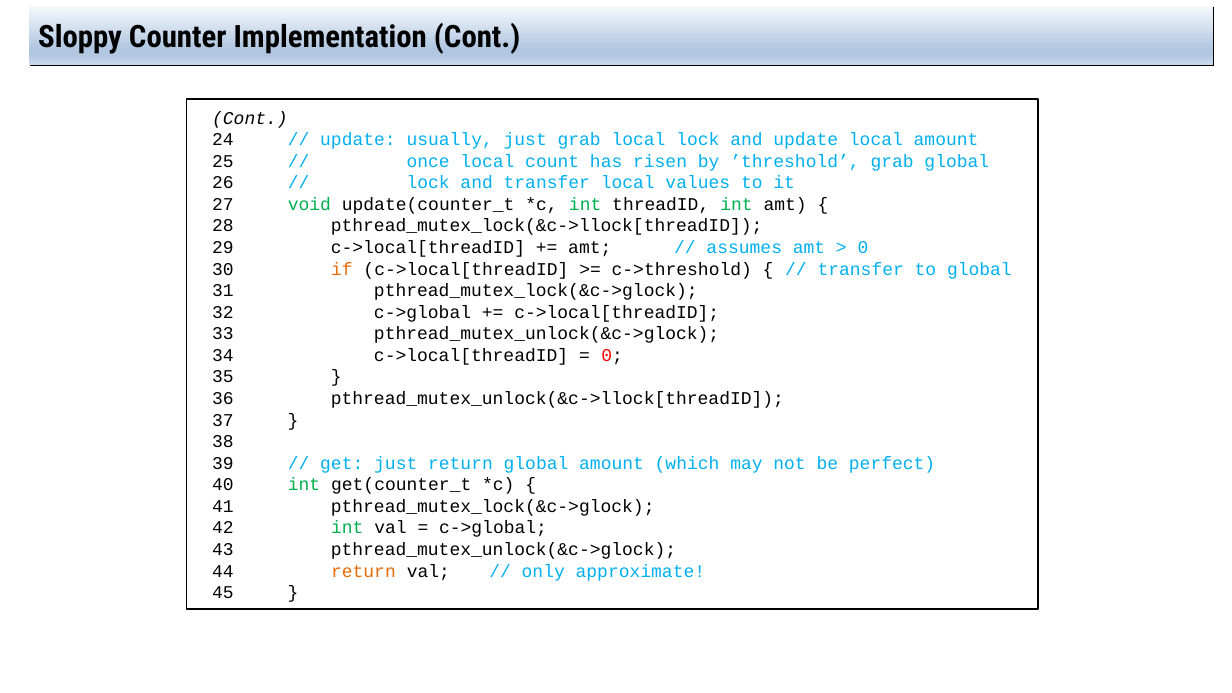
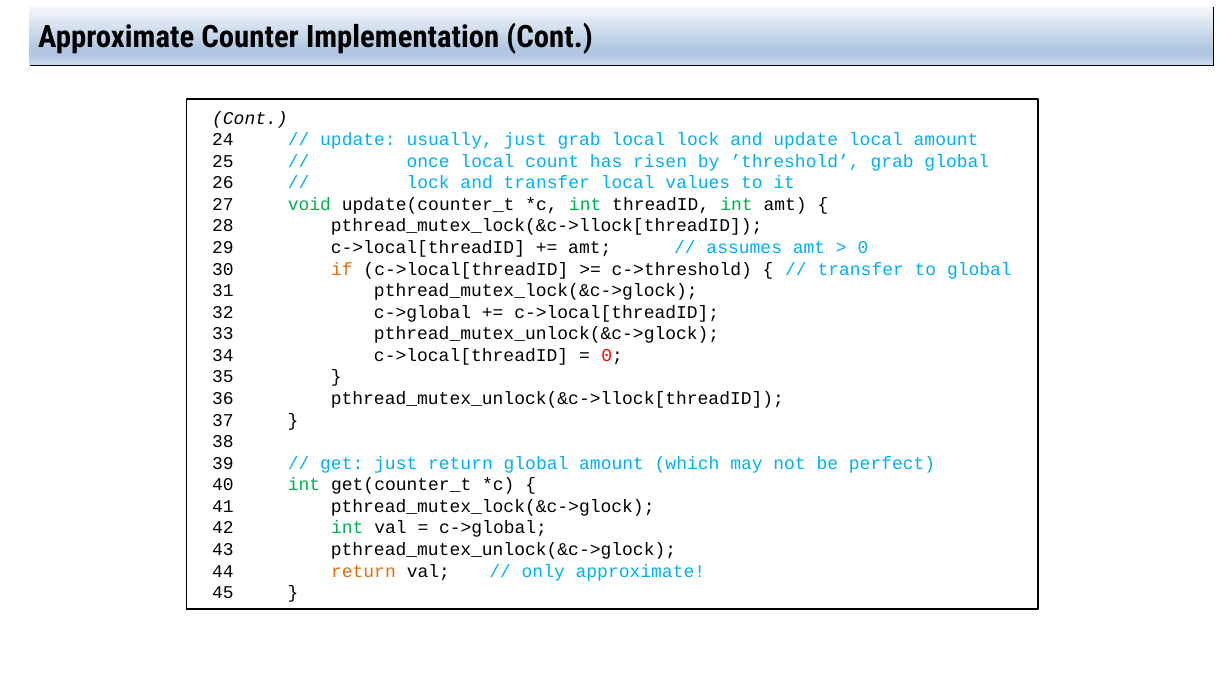
Before and after one commit to jachermocilla/extra-course-materials, a slide deck: slide 17 of cmsc125/ostep/slides/02.Concurrency/29.Lock-based_Concurrent_Data_Structures.pptx. Drawn at 1232x693 pixels with LibreOffice and Linux fonts; fonts in the diff are those of the drawing. Boxes give left, top, right and bottom in pixels: in the first picture for what was removed or moved away, otherwise in the second. Text is boxed around its words. In the diff, an @@ line names an element or a change of style, - is before the commit and + after.

```diff
--- a/cmsc125/ostep/slides/02.Concurrency/29.Lock-based_Concurrent_Data_Structures.pptx
+++ b/cmsc125/ostep/slides/02.Concurrency/29.Lock-based_Concurrent_Data_Structures.pptx
@@ title at [38,19,592,54]: text changed @@
-Sloppy Counter Implementation (Cont.)
+Approximate Counter Implementation (Cont.)
```
Also in this commit, not shown: 9 other slides changed, 1 other file.
